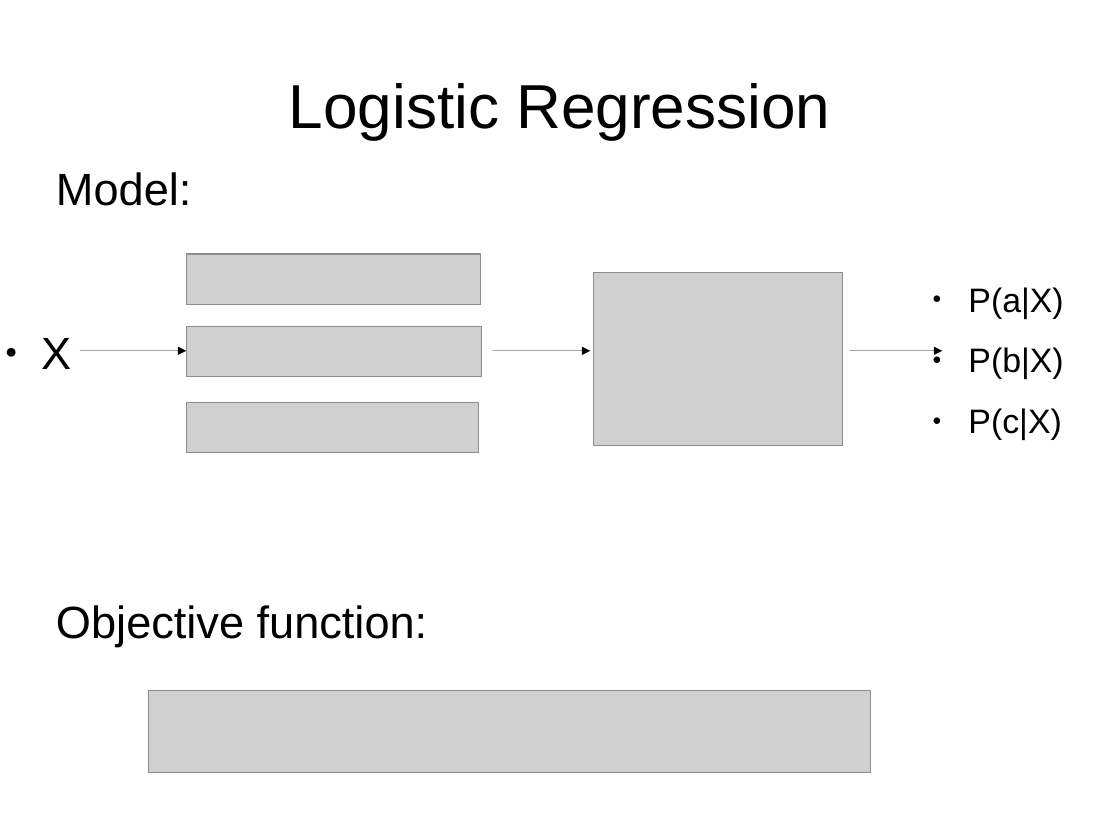
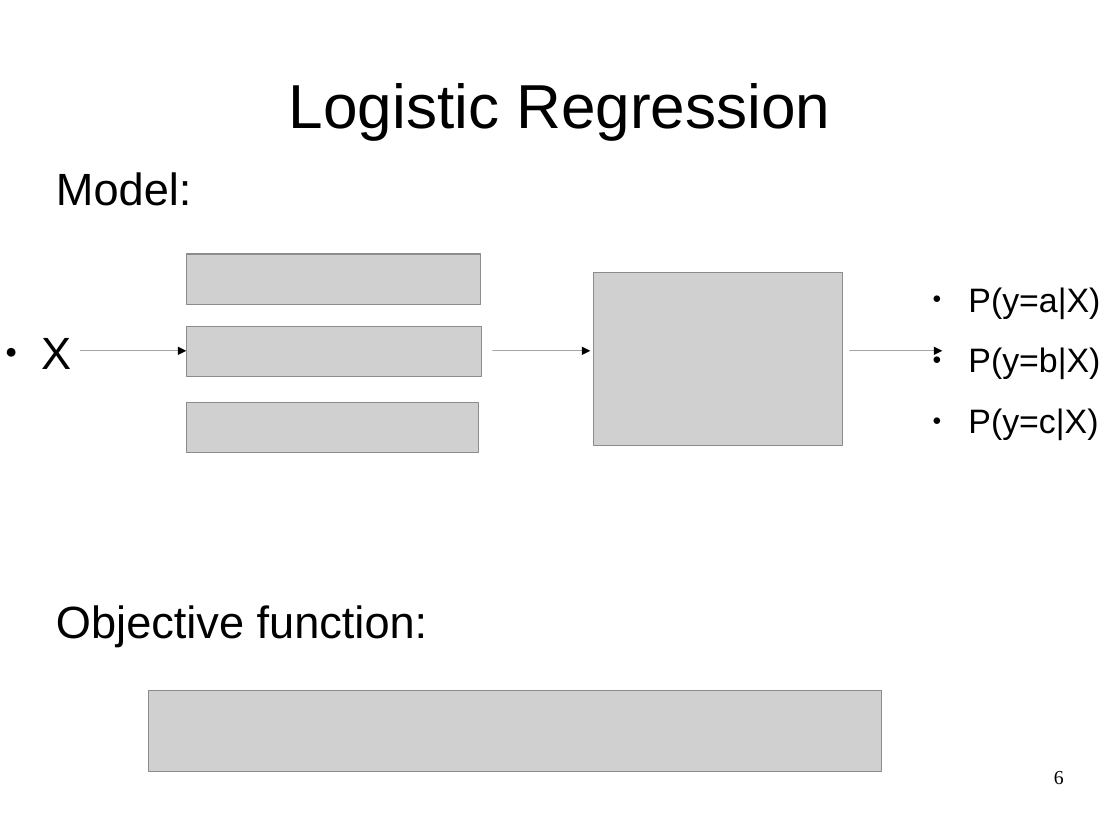
Before and after one commit to yandexdataschool/Practical_DL, a slide deck: slide 6 of week0/lecture0.odp. Drawn at 1120x840 pixels with LibreOffice and Linux fonts; fonts in the diff are those of the drawing; grey boxes stand for pictures. Boxes give left, top, right and bottom in pixels: in the first picture for what was removed or moved away, otherwise in the second. Text is boxed around its words. In the diff, an @@ line names an element or a change of style, - is before the commit and + after.

```diff
--- a/week0/lecture0.odp
+++ b/week0/lecture0.odp
@@ text at (968,287,1100,440): text changed @@
-● P(a|X)
-● P(b|X)
-● P(c|X)
+● P(y=a|X)
+● P(y=b|X)
+● P(y=c|X)
@@ picture: place and size @@
-picture at (148,691,870,772)
+picture at (148,691,882,772)
@@ page number added at (1054,771,1064,785), 14 pt, text #000000 @@
+6
```
Also in this commit, not shown: 19 other slides changed, 1 slide added, 8 other files.
